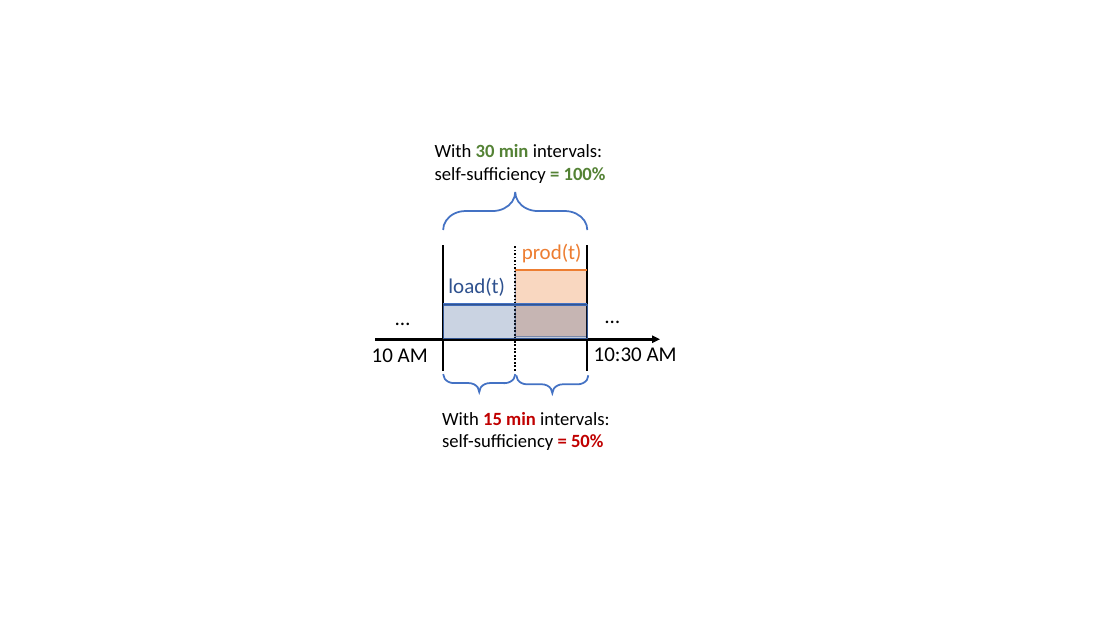
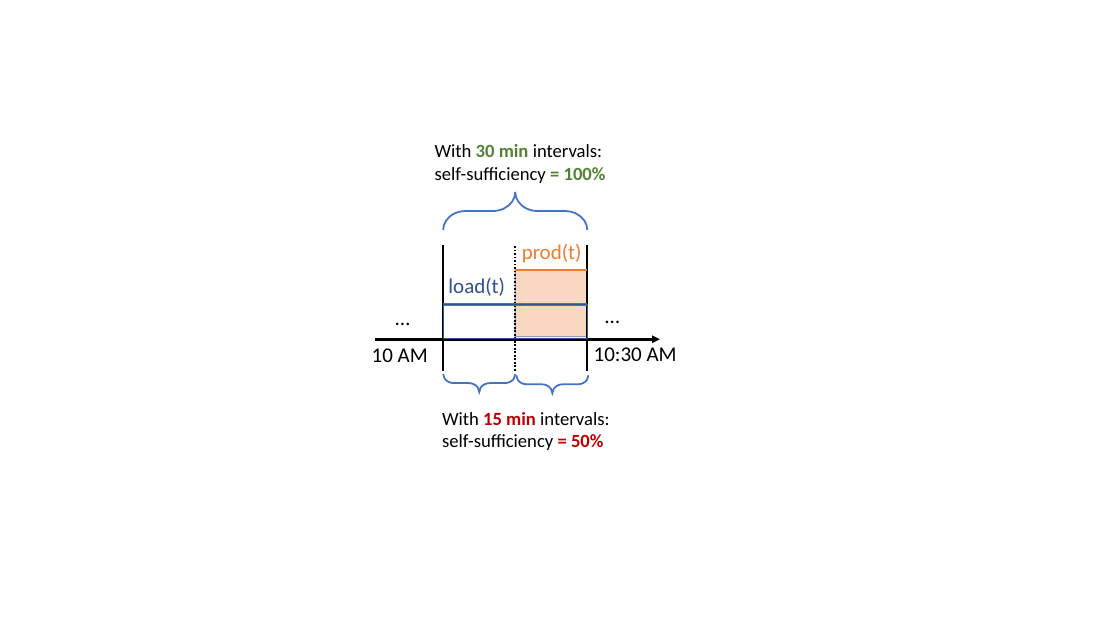
Before and after one commit to Jonathan56/supplementary_thesis, a slide deck: slide 17 of figures.pptx. Drawn at 1120x630 pixels with LibreOffice and Linux fonts; fonts in the diff are those of the drawing. Boxes give left, top, right and bottom in pixels: in the first picture for what was removed or moved away, otherwise in the second. Text is boxed around its words. In the diff, an @@ line names an element or a change of style, - is before the commit and + after.

```diff
--- a/figures.pptx
+++ b/figures.pptx
@@ rectangle at box(444, 305, 588, 339): fill #2F528F at 25% opacity to none @@
```
Also in this commit, not shown: 3 other slides changed, 3 slides added, 12 other files.
